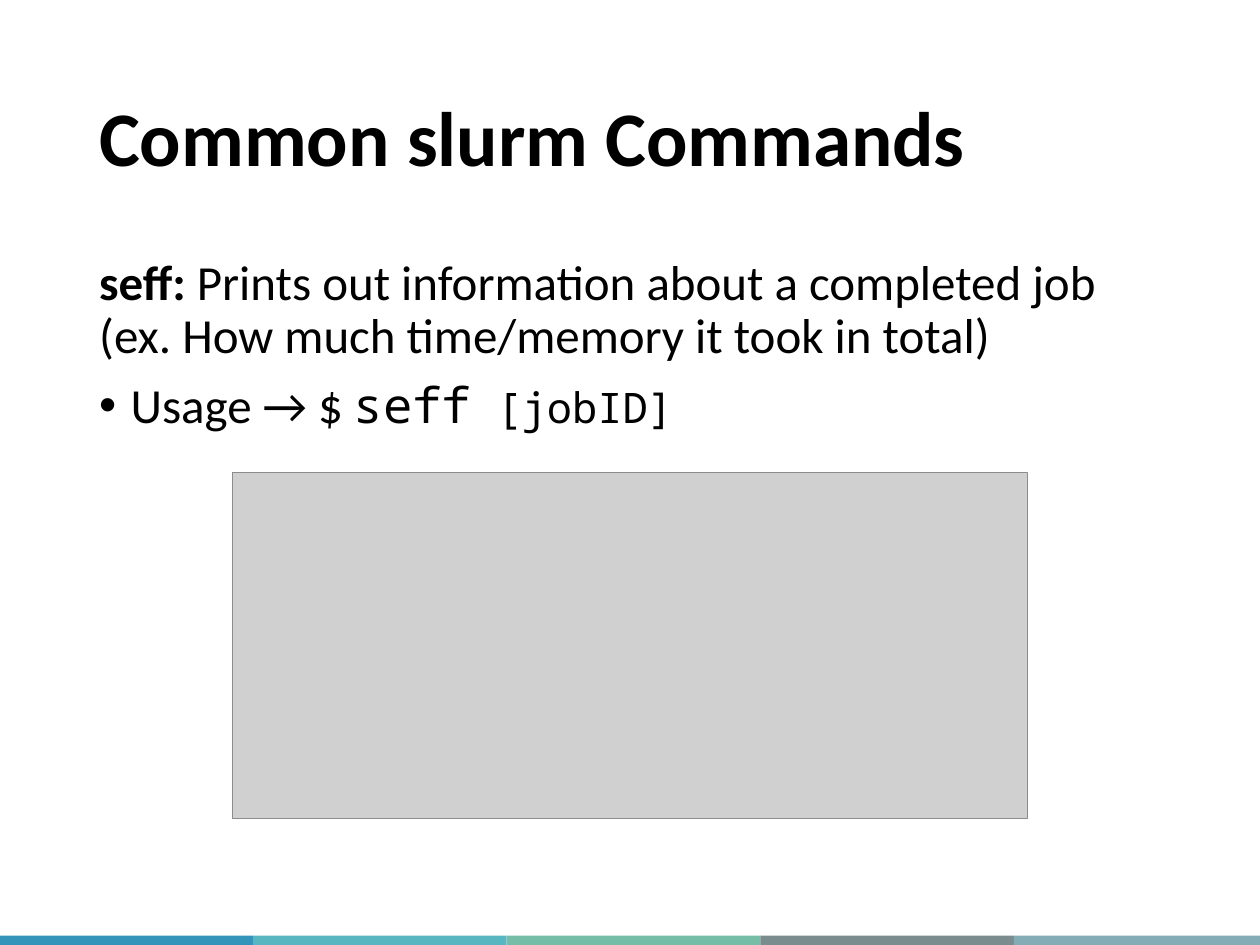
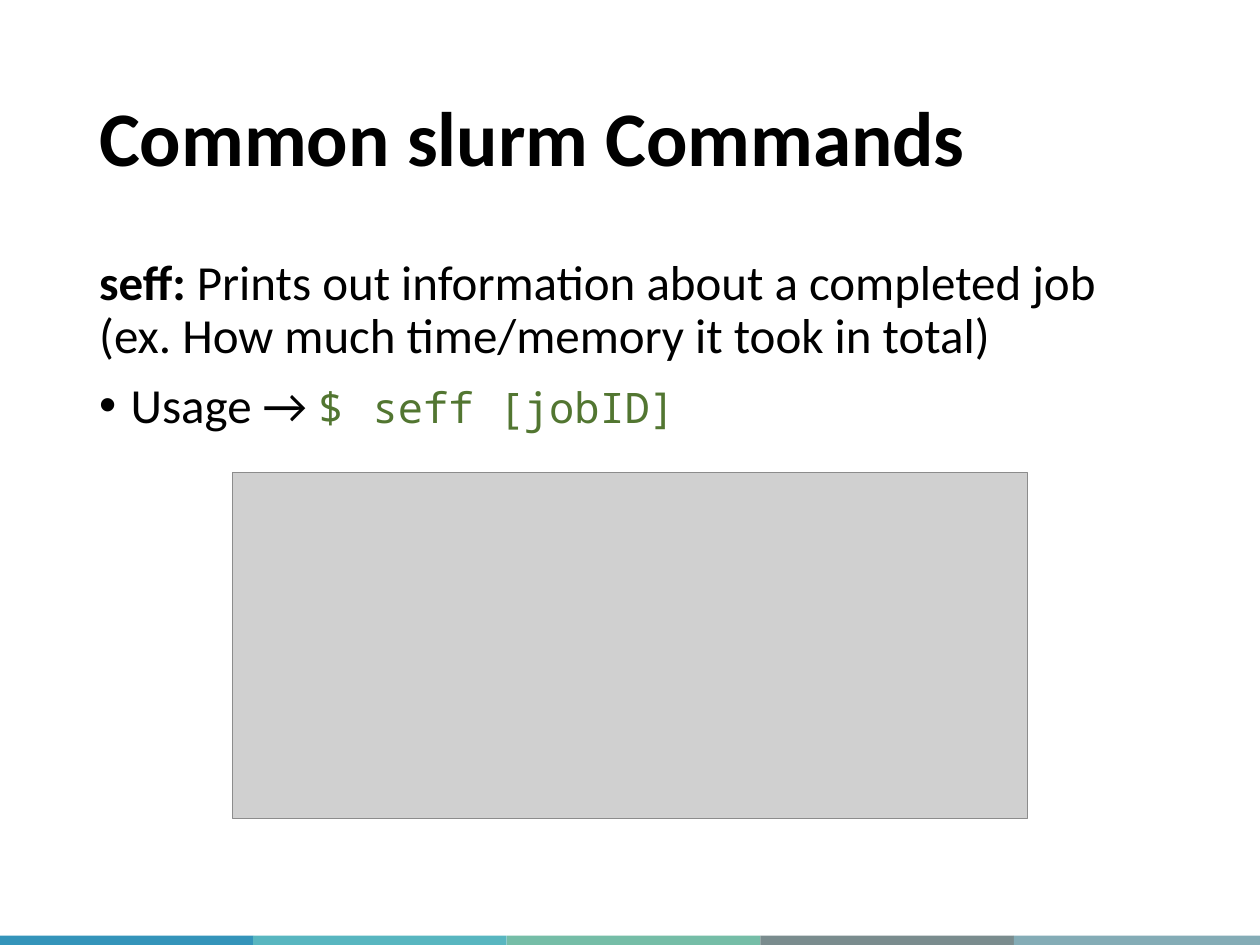
Before and after one commit to megan-ng/IntroToHighPerformanceComputing, a slide deck: slide 31 of Slides/IntroToHPCWorkshop.pptx. Drawn at 1260x945 pixels with LibreOffice and Linux fonts; fonts in the diff are those of the drawing; grey boxes stand for pictures; background and template pictures are left out. Boxes give left, top, right and bottom in pixels: in the first picture for what was removed or moved away, otherwise in the second. Text is boxed around its words. In the diff, an @@ line names an element or a change of style, - is before the commit and + after.

```diff
--- a/Slides/IntroToHPCWorkshop.pptx
+++ b/Slides/IntroToHPCWorkshop.pptx
@@ text at [131,391,675,434]: size 28 to 24 pt in "$ seff"; font Calibri to Noto Sans Mono in "$"; text colour #000000 to #527631 in "$ seff [jobID]" @@
```
Also in this commit, not shown: 7 other slides changed, 3 other files.
